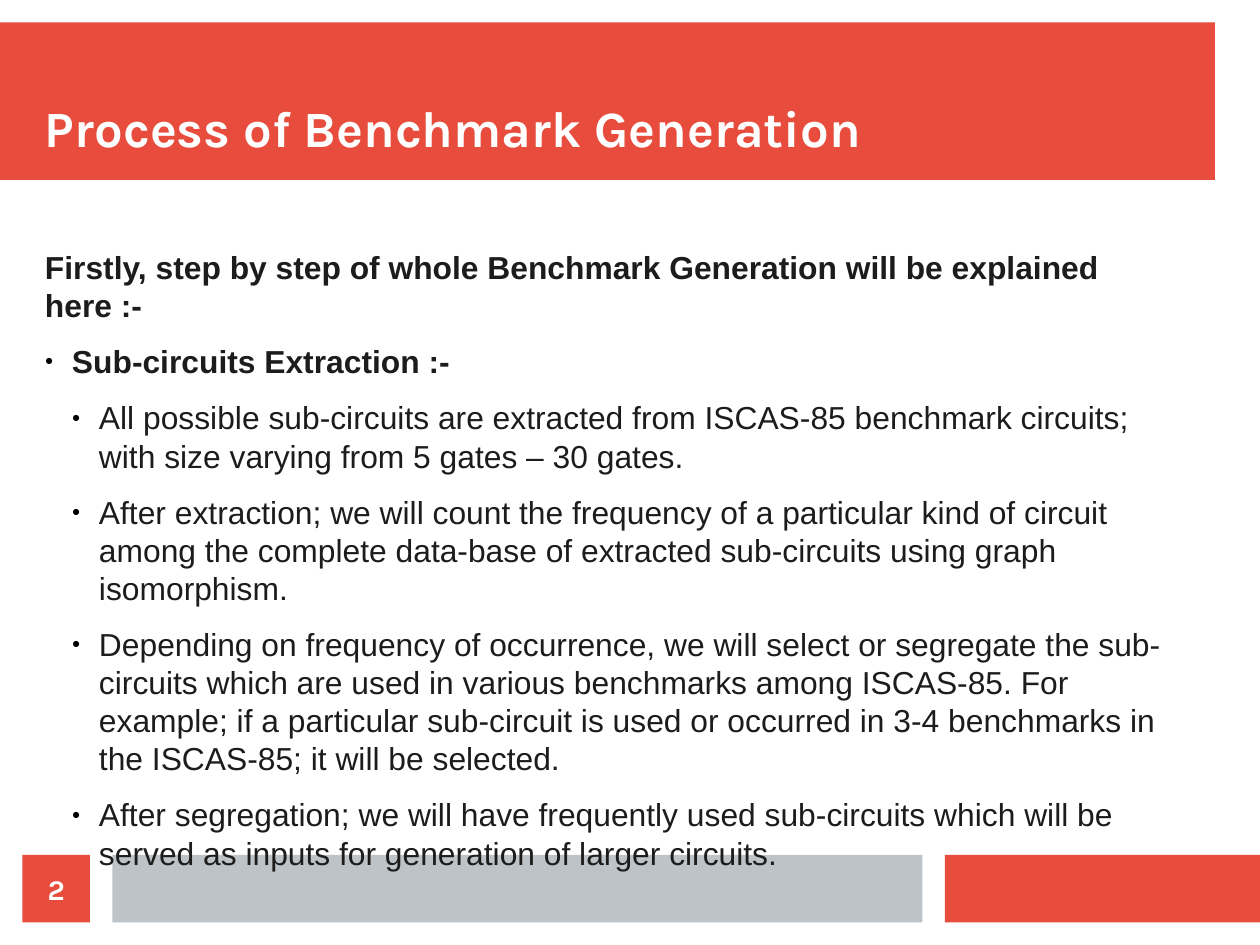
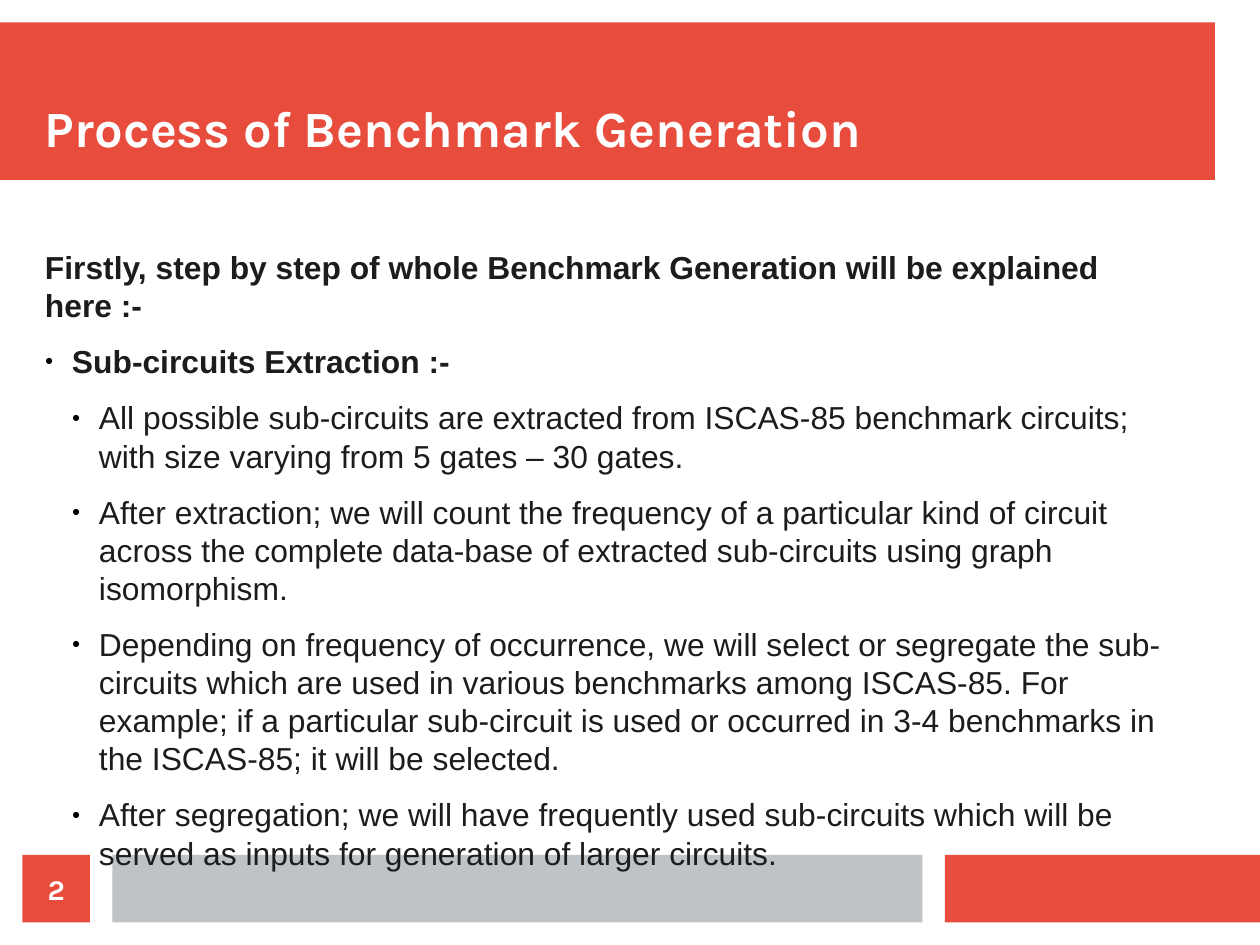
Before and after one commit to amarkant23394/upgraded_attributed_graph_grammars_tool, a slide deck: slide 2 of Attributed_graph_Grammar/Antlr/benchmark_generation_process.odp. Drawn at 1260x945 pixels with LibreOffice and Linux fonts; fonts in the diff are those of the drawing. Boxes give left, top, right and bottom in pixels: in the first picture for what was removed or moved away, otherwise in the second. Text is boxed around its words. In the diff, an @@ line names an element or a change of style, - is before the commit and + after.

```diff
--- a/Attributed_graph_Grammar/Antlr/benchmark_generation_process.odp
+++ b/Attributed_graph_Grammar/Antlr/benchmark_generation_process.odp
@@ text at <box>99,501,1107,606</box>: text changed @@
-  ● After extraction; we will count the frequency of a particular kind of circuit among the complete data-base of extracted sub-circuits using graph isomorphism.
+  ● After extraction; we will count the frequency of a particular kind of circuit across the complete data-base of extracted sub-circuits using graph isomorphism.
```
Also in this commit, not shown: 5 other slides changed, 1 slide added, 1 slide removed, 1 other file.
